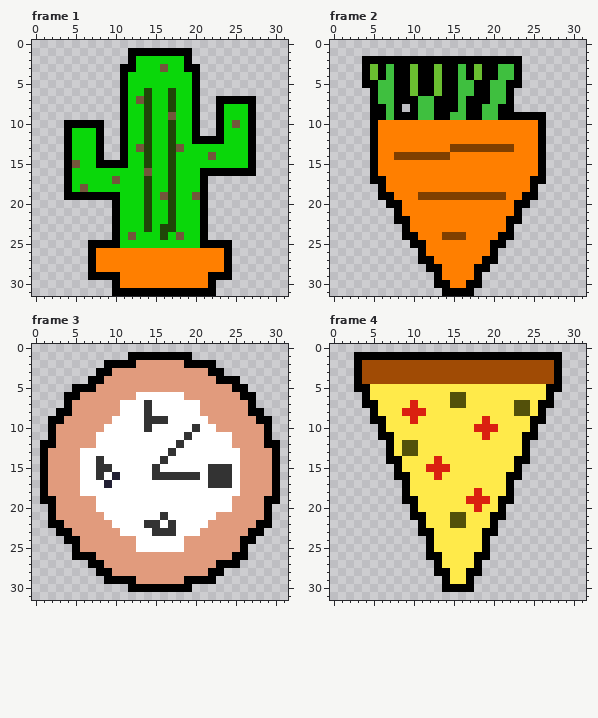
Pixel-art file, stored at assets/perry_llama/enemy_normal_32.aseprite. Above: the version before the commit.
32x32 pixels, 4 frames. Shown: frame 1, frame 2, frame 3, frame 4.
Once edited:
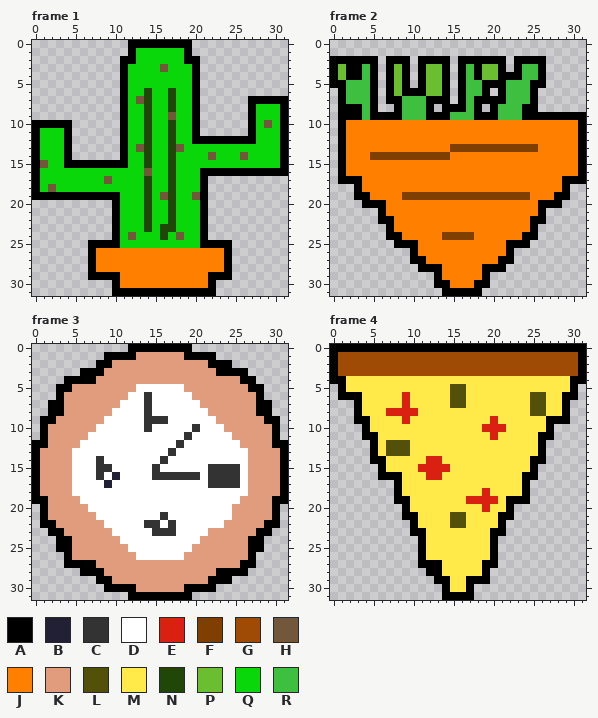
Palette (. is transparent): A #000000  B #222034  C #333333  D #ffffff  E #da2010  F #7f3f00  G #a04b05  H #73573b  J #ff7f00  K #e19b7d  L #53500a  M #ffea4a  N #204608  P #6abe30  Q #0ad70a  R #3fbf3f
Diff:
Changed rows in their new state; - is an unchanged pixel.
Frame 1, layers "outline", "enemy":
first column x 11:
 0 -AAAAAAAA-
 1 --QQQQQQ--
 2 A--------A
 3 -Q------Q-
first column x 0:
 7 -----------------------....-AAAA
 8 -----------------------....-QQQA
 9 -----------------------....-QQQA
10 AAAA-....--------------....-QHQA
11 AQQQ-....--------------....-QQQA
12 AQQQ-....---------------AAA-QQQA
13 AQQQ-....------------------QQQQA
14 AQQQ-....-----------------HQQQQA
15 AHQQ-AAA-------------------QQQQA
16 AQQQQ-----------------------AAAA
17 AQQQQ----HQ---------------------
18 AQHQQ-Q-------------------------
19 AAAA----------------------------
Frame 2, layers "outline", "enemy":
first column x 0:
 2 AAAA--.---.----.------.-AAA-----
 3 APAARA.AP-.-P--.ARAPPA.-RRA-----
 4 APAARA.AP-.-P--.ARAPPAA-RRA-----
 5 AARRR-.AP-.-P--.A-R-AARRRAA-----
 6 -ARRR-.AP-A-P--.A-R-.ARRRA------
 7 -ARRR-.A-RR-A--.AR--AARRRA------
 8 -AAAR-..-RR-A.--AR-.ARRRAA------
 9 -AAAR--A-RR-A----R-AARRR---AAAAA
10 -AJJJJ--------------------JJJJJA
11 -AJJJJ--------------------JJJJJA
12 -AJJJJ--------------------JJJJJA
13 -AJJJJ-----------------FFFJJJJJA
14 -AJJJFFF------------------JJJJJA
15 -AJJJJ--------------------JJJJJA
16 -AJJJJ--------------------JJJJJA
17 -AAAJJJ------------------JJJJAAA
18 ---AJJJ------------------JJJJA--
19 ---AAJJJ-FF-----------FFFJJJAA--
20 ----AAAJJ--------------JJJAAA---
21 ------AJJ--------------JJJA-----
22 ------AAJJ------------JJJAA-----
23 -------AJJ------------JJJA------
24 -------AAJJ------F---JJJAA------
25 --------AA-J--------JJAAA-------
26 ----------AJ--------JJA---------
27 ----------A-J------JJAA---------
28 -----------A------J-AA----------
29 ------------------JA------------
30 -----------------J-A------------
31 ------------------A-------------
Frame 3, layers "outline", "enemy":
first column x 0:
 0 ------------AAAAAAAA------------
 1 ---------AAA-KKKKKK-AAA---------
 2 --------A-KKK------KKK-AA-------
 3 ------AA-K------------K-AAA-----
 4 ----AAA-K--------------KKKAA----
 5 ---AAKKK-----DDDDDD------KKAA---
 6 ---AKK------D-C----D------KKA---
 7 --AAK----------------------KAA--
 8 --A-K-----D----------D-----K-A--
 9 -A-K-----D------------D-----K-A-
10 -AK-----D--------------D-----KA-
11 -AK----D---------------------KA-
12 A-K---DD-----------------D---K-A
13 AK---D--------------------D---KA
14 AK---D--------------------D---KA
15 AK---D-------------------CD---KA
16 AK---D-------------------CD---KA
17 AK---D-------------------CD---KA
18 AK---D--------------------D---KA
19 A-K---DD-----------------D---K-A
20 -AK----D---------------------KA-
21 -AK-----D--------------DD----KA-
22 -A-K-----D------------DD----K-A-
23 --A-K-----D----------D-----K-A--
24 ---A-K-----DD------DD-----K-A---
25 ---AAK------D------D------KAA---
26 ----AKKK-----DDDDDD------KKA----
27 ----AAA-K--------------KKKAA----
28 ------AA-K------------K-AAA-----
29 --------A-KKK------KKK-AA-------
30 ---------AAA-KKKKKK-AAA---------
31 ------------AAAAAAAA------------
Frame 4, layers "outline", "enemy":
first column x 0:
 0 AAAAAAAAAAAAAAAAAAAAAAAAAAAAAAAA
 1 AGGGGGGGGGGGGGGGGGGGGGGGGGGGGGGA
 2 AGGG------------------------GGGA
 3 AGGG------------------------GGGA
 4 AAMMMMMMMMMMMMMMMMMMMMMMMMMMMMAA
 5 -AMMM----------LL----------MMMA-
 6 -AAAM----E---------------LLMMAA-
 7 ---AMM---EM------------MMLLMMA--
 8 ---AMM-EE--M-----------MMLLMMA--
 9 ---AAMM--EM--------ME----MMAAA--
10 ----AMM-----------M--E---MMA----
11 ----AAMM-----------ME---MMAA----
12 -----AMLL-M-------------MMA-----
13 -----AMLL-M-------------MMA-----
14 -----AAMM---E----------MMAA-----
15 ------AMM--E-----------MMA------
16 ------AA-M--E---------MMAA------
17 --------AM------------MMA-------
18 --------AM--------ME--MMA-------
19 --------A-M---------EM-AA-------
20 ---------AM-------ME-MA---------
21 ---------A-M--------M-A---------
22 ----------AM--------MA----------
23 ----------A-M------M-A----------
24 -----------AM------MA-----------
25 -----------AM------MA-----------
26 -----------AMM----MMA-----------
27 -----------AA-----MAA-----------
28 ------------A-M--MMA------------
29 -------------A----AA------------
30 ---------------MM---------------
31 --------------AAAA--------------
Where, in picture pixels (left, top, right, bottom), the same in both pictures:
changed: (120, 40, 288, 176)
changed: (32, 120, 120, 200)
changed: (330, 56, 586, 296)
changed: (32, 344, 288, 600)
changed: (330, 344, 586, 600)
